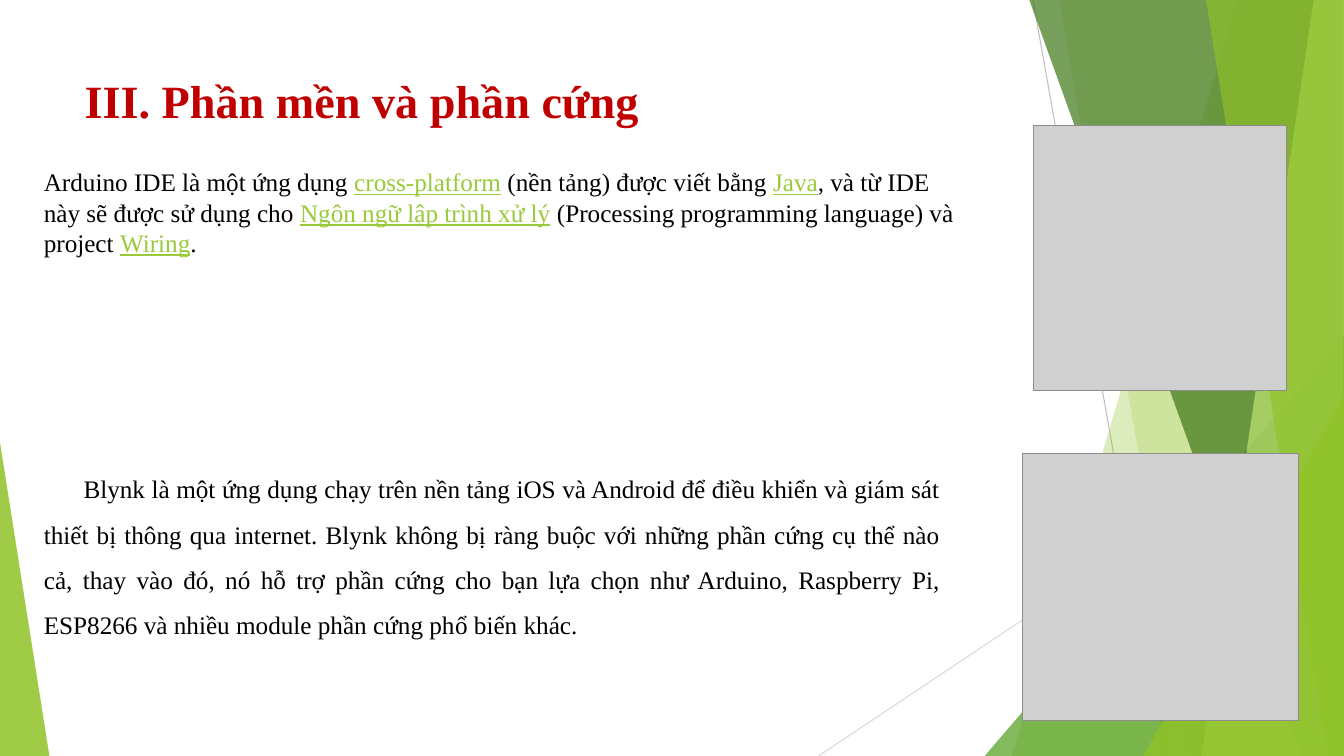
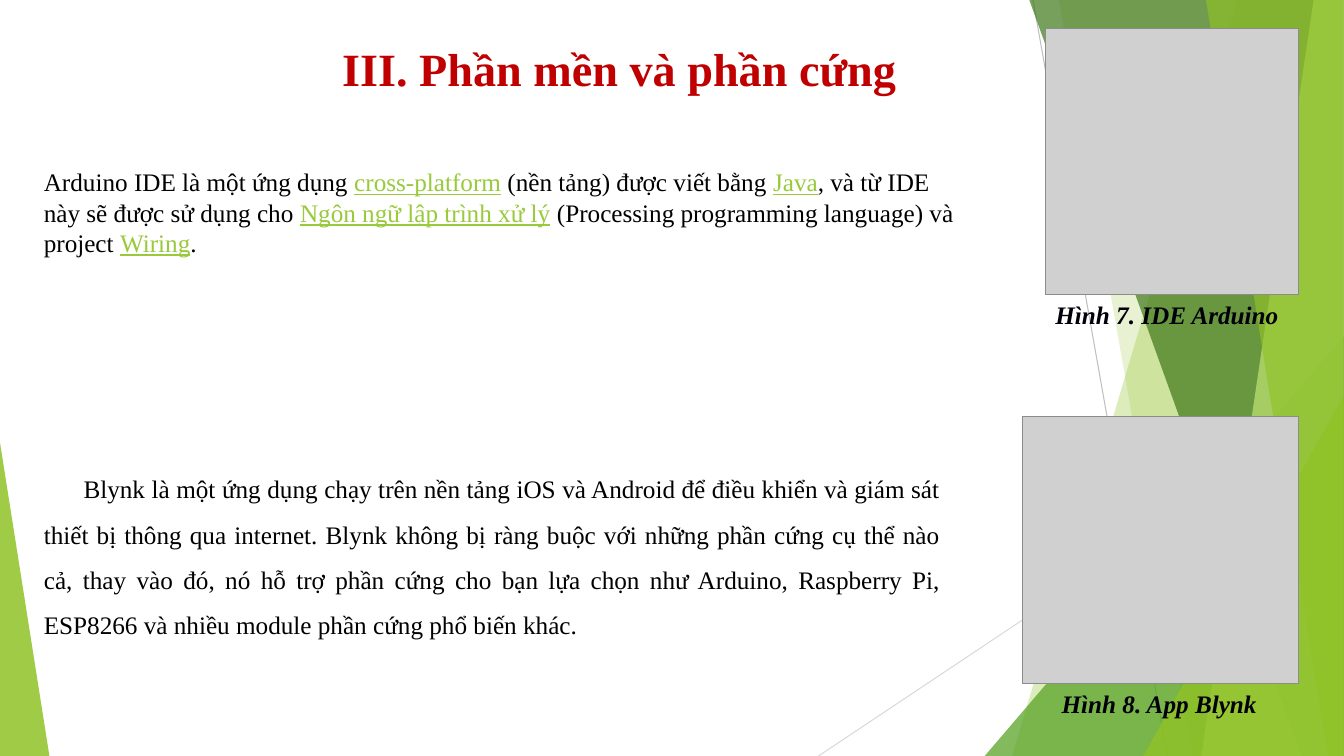
Before and after one commit to huynhlinh112/final, a slide deck: slide 12 of final.pptx (slide 11 before the commit). Drawn at 1344x756 pixels with LibreOffice and Linux fonts; fonts in the diff are those of the drawing; grey boxes stand for pictures. Boxes give left, top, right and bottom in pixels: in the first picture for what was removed or moved away, otherwise in the second. Text is boxed around its words. In the diff, an @@ line names an element or a change of style, - is before the commit and + after.

```diff
--- a/final.pptx
+++ b/final.pptx
@@ picture: place and size @@
-picture at (1034,125,1288,391)
+picture at (1046,29,1299,295)
@@ title "III. Phần mền và phần ...": place and size @@
-title "III. Phần mền và phần ..." at (85,84,639,127)
+title "III. Phần mền và phần ..." at (342,52,896,96)
@@ title "III. Phần mền và phần ..." at (342,52,896,96): alignment left to centre @@
@@ text added at (1055,304,1279,330), 18 pt, text #00000A, bold, italic @@
+Hình 7. IDE Arduino
@@ picture: place and size @@
-picture at (1022,454,1299,721)
+picture at (1022,417,1299,685)
@@ text added at (1062,695,1257,719), 18 pt, text #00000A, bold, italic @@
+Hình 8. App Blynk
```
Also in this commit, not shown: 12 other slides changed, 4 slides added.
